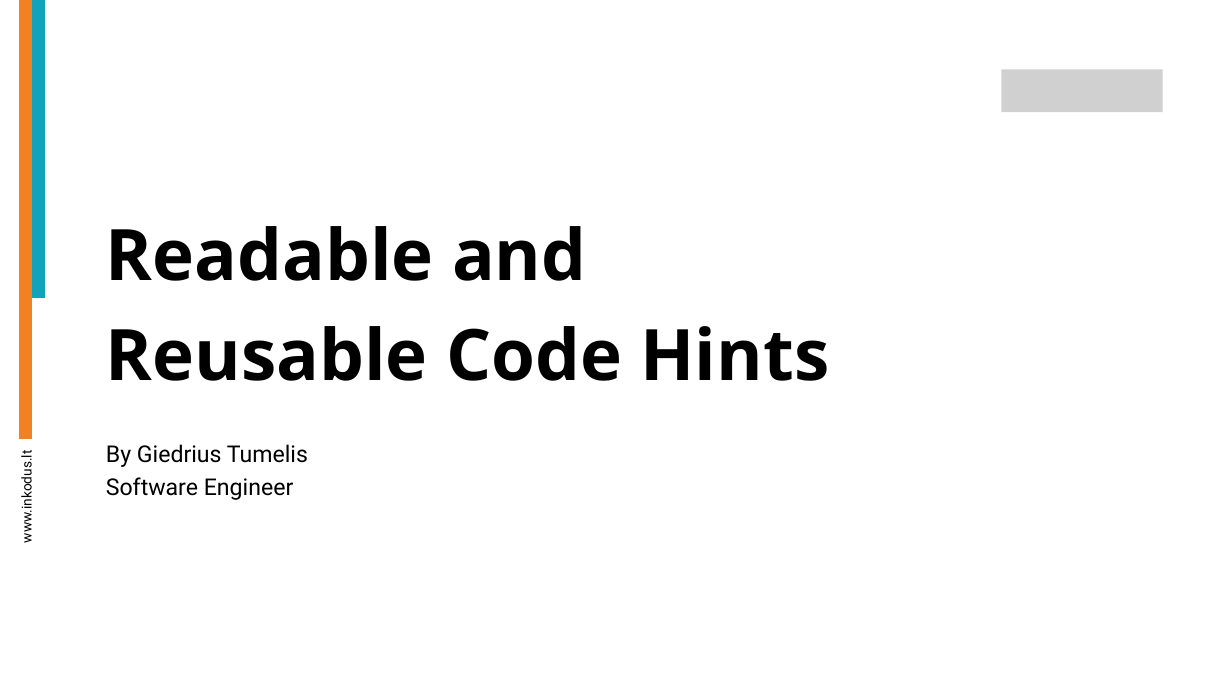
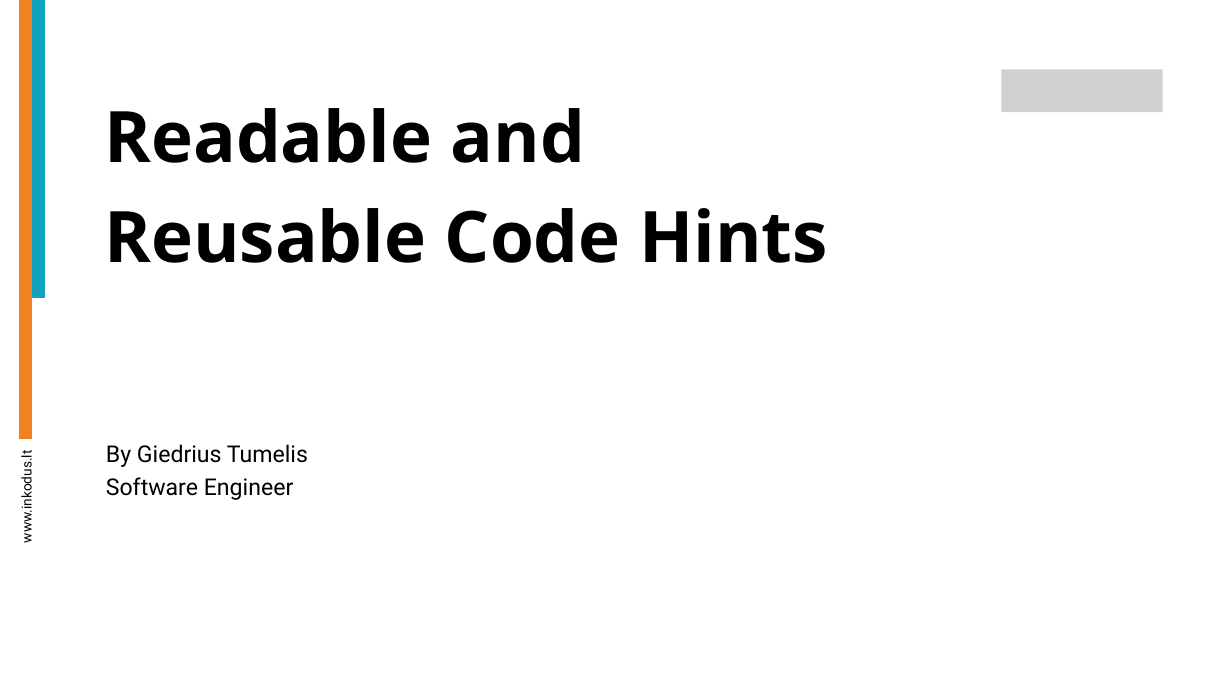
Before and after one commit to kukulis/readable-example, a slide deck: slide 1 of doc/code_readibility_and_reusability.odp. Drawn at 1232x693 pixels with LibreOffice and Linux fonts; fonts in the diff are those of the drawing; grey boxes stand for pictures. Boxes give left, top, right and bottom in pixels: in the first picture for what was removed or moved away, otherwise in the second. Text is boxed around its words. In the diff, an @@ line names an element or a change of style, - is before the commit and + after.

```diff
--- a/doc/code_readibility_and_reusability.odp
+++ b/doc/code_readibility_and_reusability.odp
@@ text "Readable and Reusable Code Hints": place and size @@
-text "Readable and Reusable Code Hints" at box(106, 226, 830, 381)
+text "Readable and Reusable Code Hints" at box(104, 108, 828, 263)
```
Also in this commit, not shown: 4 other slides changed, 1 other file.
